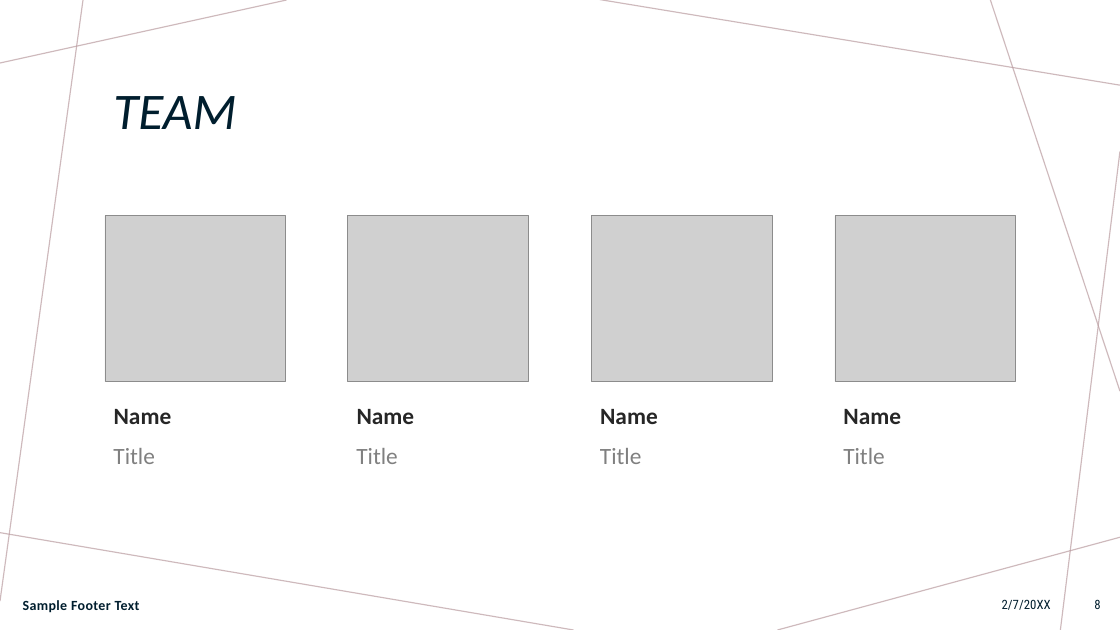
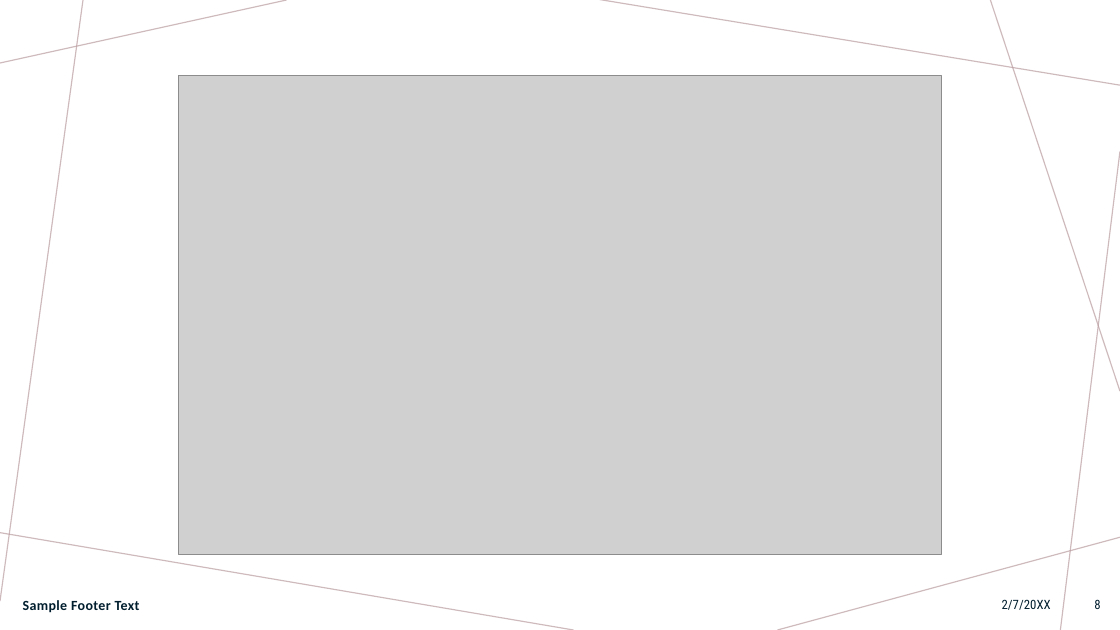
Before and after one commit to Edimayo5/Project3_group1, a slide deck: slide 8 of COVID VACCINATION and EDUCATION IN THE UNITED STATES-.pptx. Drawn at 1120x630 pixels with LibreOffice and Linux fonts; fonts in the diff are those of the drawing; grey boxes stand for pictures. Boxes give left, top, right and bottom in pixels: in the first picture for what was removed or moved away, otherwise in the second. Text is boxed around its words. In the diff, an @@ line names an element or a change of style, - is before the commit and + after.

```diff
--- a/COVID VACCINATION and EDUCATION IN THE UNITED STATES-.pptx
+++ b/COVID VACCINATION and EDUCATION IN THE UNITED STATES-.pptx
@@ picture added at (178,76,941,555) @@
@@ title removed at (113,96,236,129) @@
-TEAM
@@ picture removed at (105,216,286,381) @@
@@ picture removed at (348,216,528,381) @@
@@ picture removed at (592,216,772,381) @@
@@ picture removed at (835,216,1016,381) @@
@@ text removed at (114,409,172,424) @@
-Name
@@ text removed at (357,409,415,424) @@
-Name
@@ text removed at (600,409,658,424) @@
-Name
@@ text removed at (843,409,901,424) @@
-Name
@@ text removed at (113,448,154,464) @@
-Title
@@ text removed at (356,448,397,464) @@
-Title
@@ text removed at (600,448,641,464) @@
-Title
@@ text removed at (843,448,884,464) @@
-Title
```
Also in this commit, not shown: 4 other slides changed, 1 slide removed.
